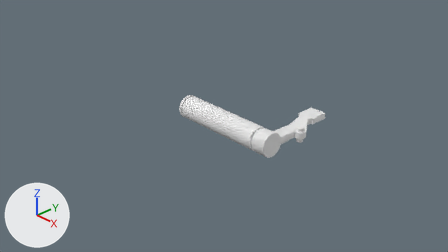
The Blender file 单车.blend, before and after one commit.
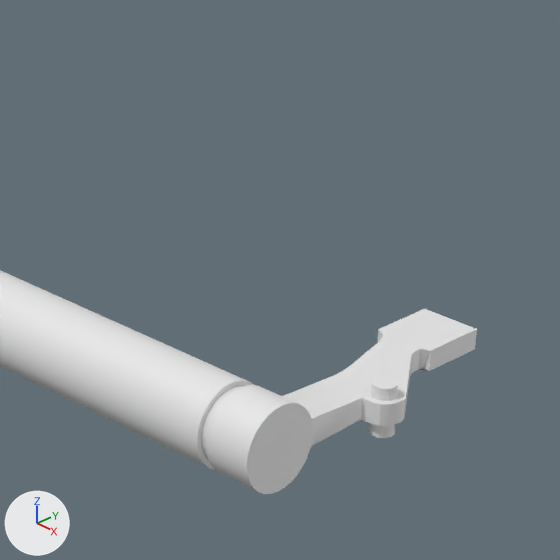
Each version is shown from the file's camera 'Camera', then close up on the part from 44% to 78% of the width and 10% to 70% of the height. The axes (+X, +Y, +Z) are drawn at lower left. The lights are the same throughout.

The scene before the commit, as lines of its bpy script (objects in view):
```python
me_柱体 = bpy.data.meshes.new('柱体')
me_柱体.from_pydata(...)  # a 32-sided cylinder along z spanning x -0.069..0.069, y -0.069..0.069, z -0.13..0.13
me_柱体_003 = bpy.data.meshes.new('柱体.003')
me_柱体_003.from_pydata(...)  # 722 vertices, 642 faces; spans x -0.99..1.34, y -0.22..1.64, z -0.22..0.22
me_柱体_003.polygons.foreach_set('use_smooth', [True] * 642)
ob_柱体 = bpy.data.objects.new('柱体', me_柱体)
ob_柱体.location = (1.245, 0.661, -0.004)
ob_柱体.scale = (0.877, 0.877, 1.0)
ob_车把手_003 = bpy.data.objects.new('车把手.003', me_柱体_003)
ob_车把手_003.location = (0.0, 0.0, 0.0)
```
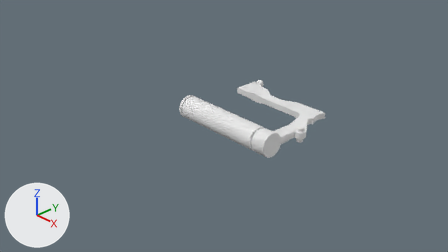
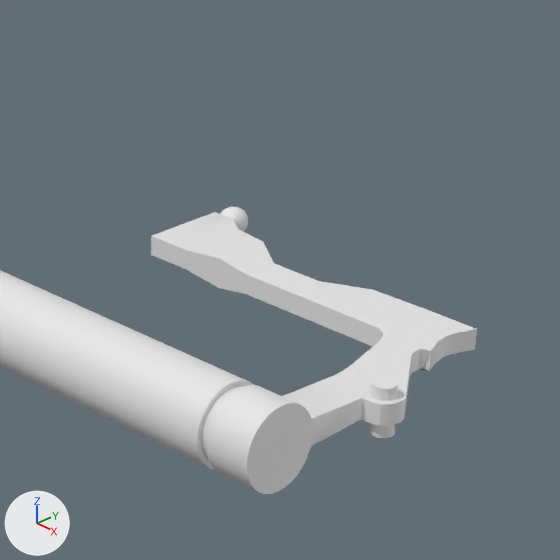
Where the change shows, as pixel boxes (x1, y1, x2, y2) in the close-ups (560 x 560 px):
'车把手.003', reshaped: before (0, 270, 477, 494); after (0, 207, 477, 494)
part 1 of me_柱体_003, built on: before (378, 309, 476, 370); after (151, 207, 477, 371)

The change, as a diff of the scene's bpy script:
```diff
--- a/单车.blend.py
+++ b/单车.blend.py
@@ me_柱体_003 @@
 # used by ob_车把手_003; location = (0.0, 0.0, 0.0)
-me_柱体_003.from_pydata(...)  # 722 vertices, 642 faces; spans x -0.99..1.34, y -0.22..1.64, z -0.22..0.22
+me_柱体_003.from_pydata(...)  # 1195 vertices, 1110 faces; spans x -0.99..1.34, y -0.22..1.87, z -0.22..0.22
+# me_柱体_003 part 1: 2 vertices removed from x 0.75, y 1.2, z -0.05..0.06; 475 vertices added at x -0.89..1.09, y 1.2..1.87, z -0.08..0.09
```
